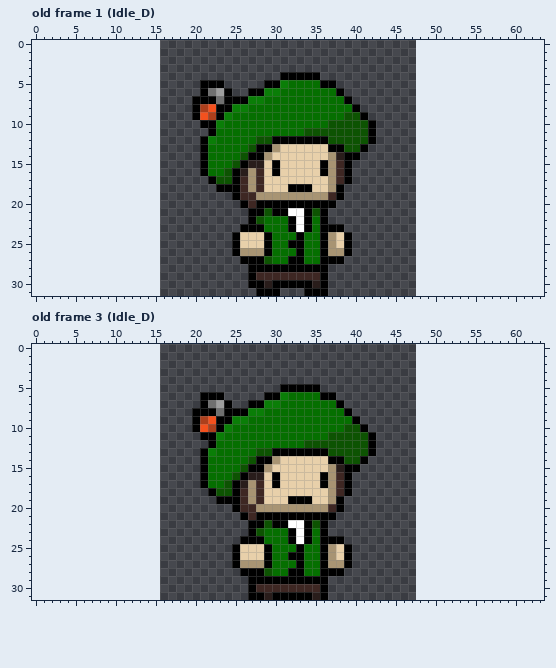
A pixel-art file gets an edit: Assets/Sprites/Aseprite/Bard.aseprite. The picture above is the old version.
32x32 pixels, 22 frames. Shown: old frame 1 (Idle_D), old frame 3 (Idle_D). The old version is drawn lined up with the new one, on the new canvas. The commit also changed other frames, which this record leaves out.
Now the later version:
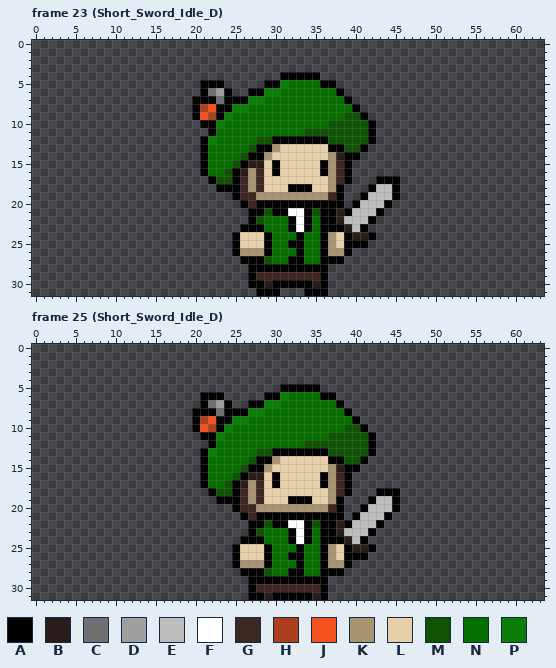
Palette (. is transparent): A #000000  B #291d1b  C #707070  D #9e9e9e  E #bdbdbd  F #ffffff  G #3e2723  H #ad3f1c  J #f4511e  K #a89473  L #e8d0aa  M #0d5302  N #056f00  P #0a7e07
A new or re-ordered frame is compared with the old frame closest to it.
From old to new:
canvas 32x32 -> 64x32, the old top-left corner now at 16,0
frames 22 -> 102
Changed rows in their new state; - is an unchanged pixel.
Frame 23 (Short_Sword_Idle_D) is new; against old frame 1 (Idle_D):
first column x 37:
17 ------AAA
18 -----AEEA
19 ----AEEEA
20 -A-AEEEA-
21 ABAEEEA--
22 ABEEEA---
23 --BEA----
24 ---BBA---
25 ---AA----
Frame 25 (Short_Sword_Idle_D) is new; against old frame 3 (Idle_D):
first column x 37:
18 ------AAA
19 -----AEEA
20 ----AEEEA
21 -A-AEEEA-
22 ABAEEEA--
23 ABEEEA---
24 --BEA----
25 ---BBA---
26 ---AA----
Changed places in both pictures, as pixel boxes (x1, y1, x2, y2):
added: (328, 176, 400, 248)
added: (328, 488, 400, 560)
